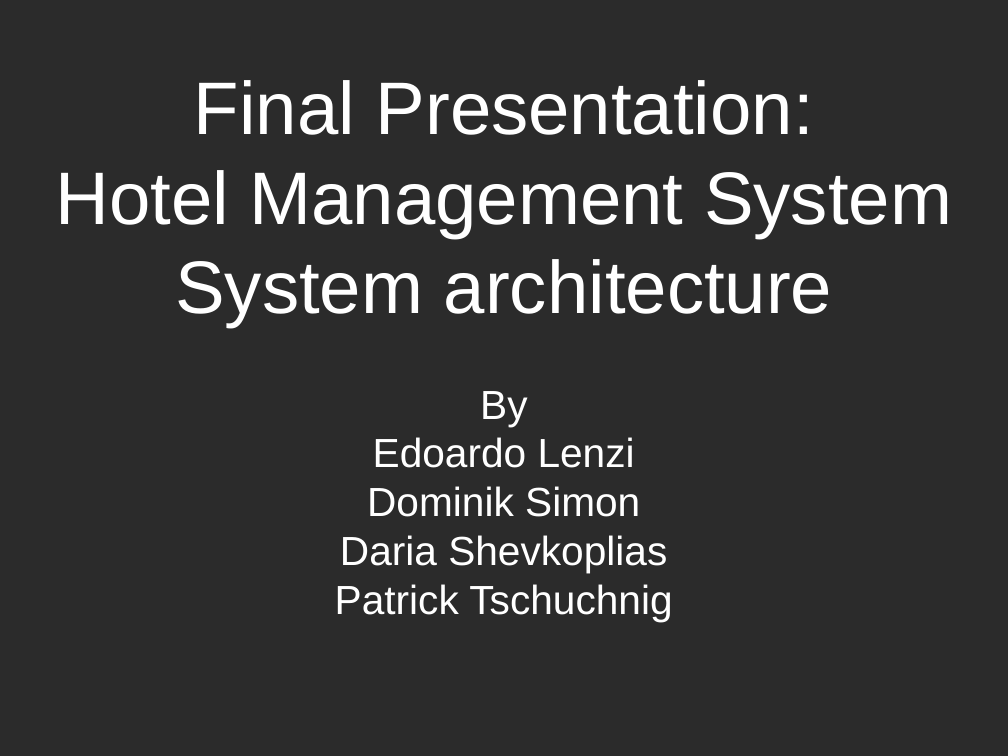
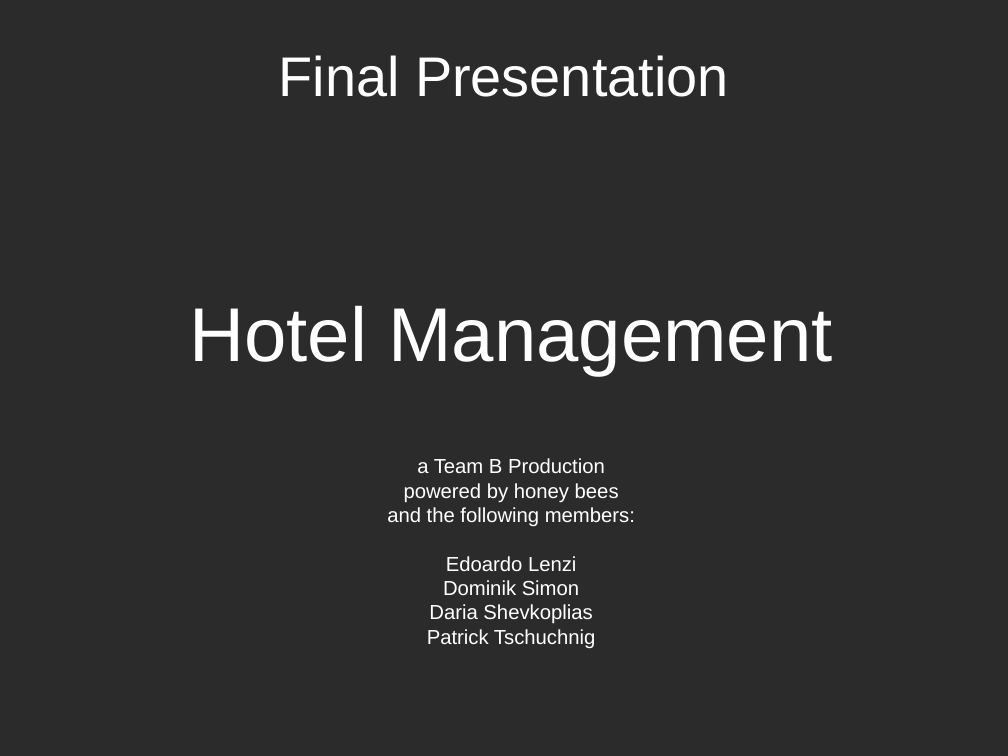
Before and after one commit to EdoardoLenzi9/Advanced-Programming-CPP-Dodo-Neko, a slide deck: slide 1 of Documentation/Milestone 4.odp. Drawn at 1008x756 pixels with LibreOffice and Linux fonts; fonts in the diff are those of the drawing; background and template pictures are left out; a plain dark background stands for a picture behind light text. Boxes give left, top, right and bottom in pixels: in the first picture for what was removed or moved away, otherwise in the second. Text is boxed around its words. In the diff, an @@ line names an element or a change of style, - is before the commit and + after.

```diff
--- a/Documentation/Milestone 4.odp
+++ b/Documentation/Milestone 4.odp
@@ title at (279, 55, 728, 97): text changed; size 58.6 to 44 pt @@
-Final Presentation:
-Hotel Management System
-System architecture
+Final Presentation
@@ title added at (189, 305, 833, 375), 60 pt, text #FFFFFF @@
+Hotel Management
@@ subtitle "a Team B Production": place and size @@
-subtitle "a Team B Production" at (335, 391, 672, 621)
+subtitle "a Team B Production" at (387, 458, 635, 649)
@@ subtitle at (387, 458, 635, 527): text changed; size 32 to 16 pt @@
-By
+a Team B Production
+powered by honey bees
+and the following members:
@@ subtitle at (427, 556, 595, 649): size 32 to 16 pt in "Edoardo Lenzi", "Dominik Simon", "Daria Shevkoplias", "Patrick Tschuchnig" @@
```
Also in this commit, not shown: 2 other slides changed, 10 slides added, 20 slides removed.
